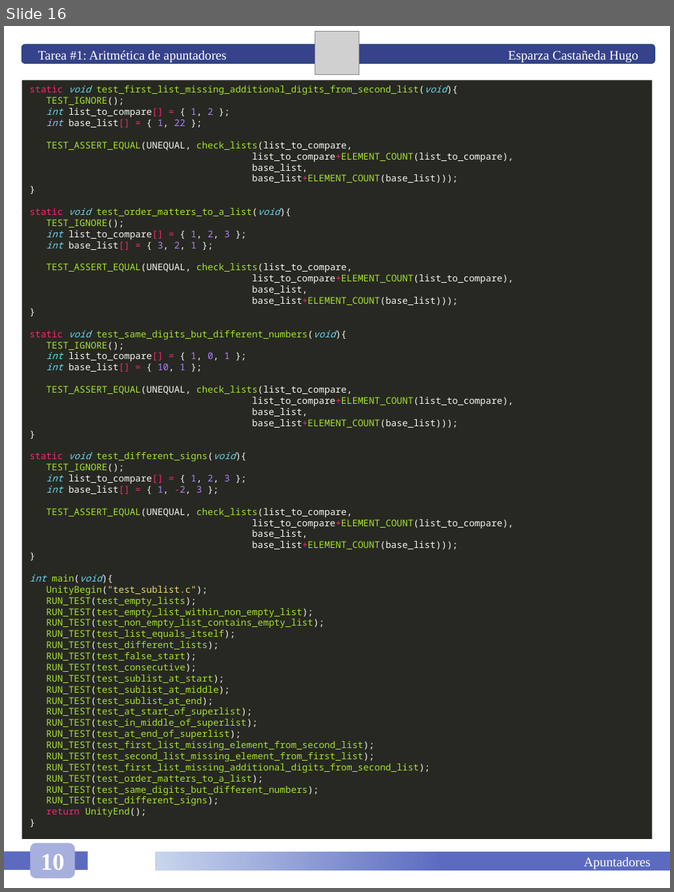
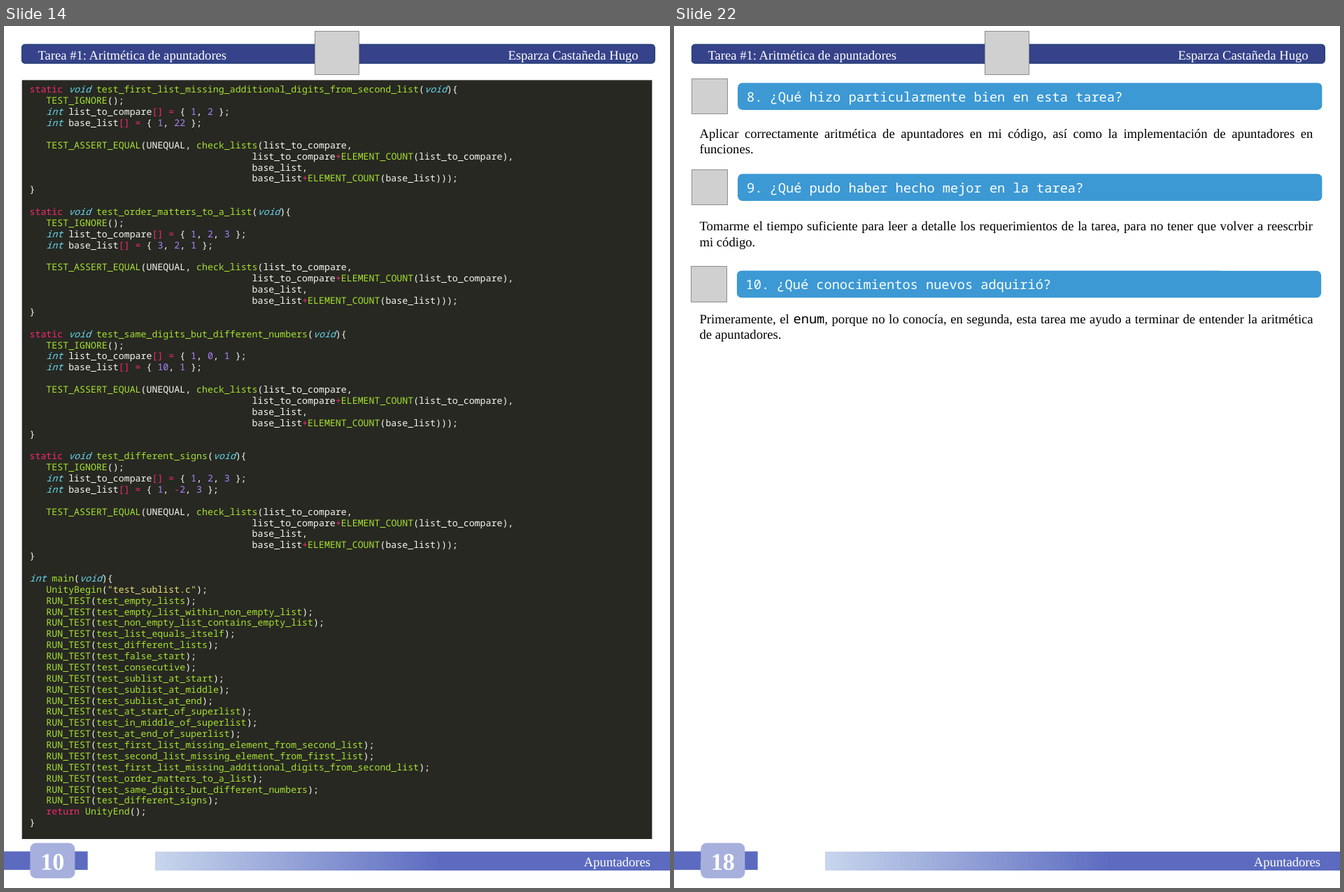
Before and after one commit to HugoEsparzaC/Libreta-Estructuras-II, a slide deck: Estructuras de Datos II.pptx. Shown side by side, each under a label of ours: slide 16 before the commit, slides 14 and 22 after it; the slides between them are not shown. The pictures are 674x892 and 1344x892 pixels, drawn with LibreOffice and Linux fonts; fonts in the diff are those of the drawing; grey boxes stand for pictures. Boxes give left, top, right and bottom in pixels: in the first picture for what was removed or moved away, otherwise in the second. Text is boxed around its words. In the diff, an @@ line names an element or a change of style, - is before the commit and + after.

Commit message:
Tarea 01 terminada

```diff
--- a/Estructuras de Datos II.pptx
+++ b/Estructuras de Datos II.pptx
@@ slide 22 added at bbox=[674, 26, 1340, 888], background #FFFFFF @@
@@ rounded rectangle added at bbox=[692, 45, 1326, 64], fill #36428A, outline #28457A 1 pt, 12 pt, text #FFFFFF @@
+Tarea #1: Aritmética de apuntadores Esparza Castañeda Hugo
@@ picture added at bbox=[986, 31, 1029, 74] @@
@@ picture added at bbox=[692, 78, 728, 114] @@
@@ rounded rectangle added at bbox=[738, 83, 1322, 110], fill #3C99D4, 12 pt, text #FFFFFF @@
+8. ¿Qué hizo particularmente bien en esta tarea?
@@ text added at bbox=[700, 129, 1314, 154], 12 pt, text #000000 @@
+Aplicar correctamente aritmética de apuntadores en mi código, así como la implementación de apuntadores en funciones.
@@ picture added at bbox=[692, 170, 728, 204] @@
@@ rounded rectangle added at bbox=[738, 174, 1322, 201], fill #3C99D4, 12 pt, text #FFFFFF @@
+9. ¿Qué pudo haber hecho mejor en la tarea?
@@ text added at bbox=[700, 221, 1313, 249], 12 pt, text #000000 @@
+Tomarme el tiempo suficiente para leer a detalle los requerimientos de la tarea, para no tener que volver a reescrbir mi código.
@@ picture added at bbox=[692, 267, 727, 302] @@
@@ rounded rectangle added at bbox=[737, 270, 1322, 298], fill #3C99D4, 12 pt, text #FFFFFF @@
+10. ¿Qué conocimientos nuevos adquirió?
@@ text added at bbox=[700, 314, 1313, 342], 12 pt, text #000000 @@
+Primeramente, el enum, porque no lo conocía, en segunda, esta tarea me ayudo a terminar de entender la aritmética de apuntadores.
@@ rounded rectangle added at bbox=[701, 844, 745, 879], fill #A7AFDD, 22 pt, text #FFFFFF, bold @@
+18
@@ rectangle added at bbox=[674, 851, 758, 870], fill #5C6BC0 @@
@@ rectangle added at bbox=[825, 852, 1340, 871], fill gradient #5C6BC0 to #C7D5ED, 12 pt, text #FFFFFF @@
+Apuntadores
@@ what was slide 16 is now slide 14 @@
```
Also in this commit, not shown: 3 slides changed, 8 other slides added, 2 slides removed, 1 other file.
